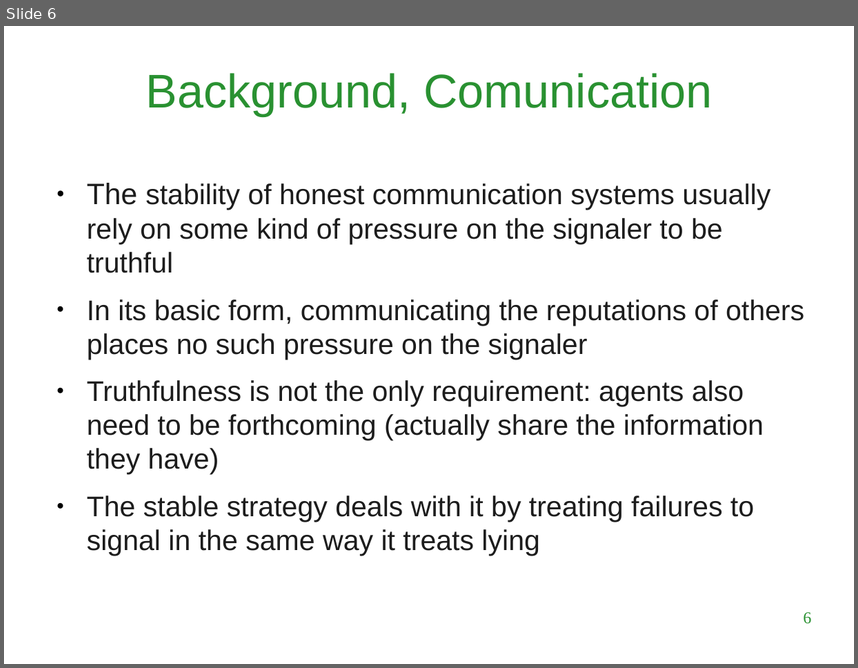
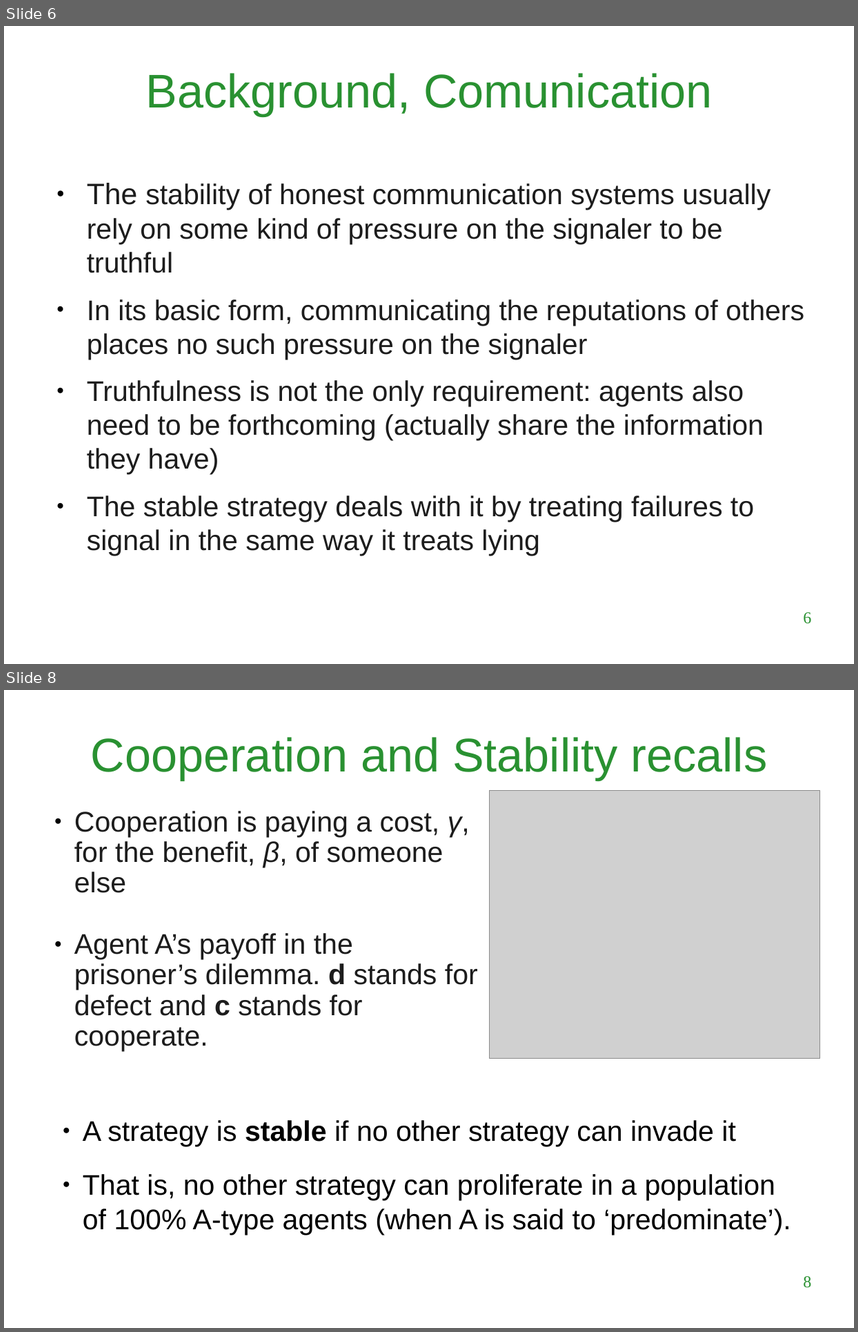
Before and after one commit to LuigiBrosNin/UNI, a slide deck: Master first year/Complex systems and network science/Tit_for_tatting_presentation.odp. Shown one above the other, each under a label of ours: slide 6 before the commit, slides 6 and 8 after it; the slides between them are not shown. The pictures are 858x668 and 858x1332 pixels, drawn with LibreOffice and Linux fonts; fonts in the diff are those of the drawing; grey boxes stand for pictures; background and template pictures are left out. Boxes give left, top, right and bottom in pixels: in the first picture for what was removed or moved away, otherwise in the second. Text is boxed around its words. In the diff, an @@ line names an element or a change of style, - is before the commit and + after.

```diff
--- a/Master first year/Complex systems and network science/Tit_for_tatting_presentation.odp
+++ b/Master first year/Complex systems and network science/Tit_for_tatting_presentation.odp
@@ slide 8 added at <box>4,690,854,1328</box>, background #FFFFFF @@
@@ title added at <box>91,737,768,780</box>, 40 pt, text #299131 @@
+Cooperation and Stability recalls
@@ picture added at <box>489,790,820,1058</box> @@
@@ text added at <box>74,811,478,1051</box>, 24 pt, text #1C1C1C @@
+● Cooperation is paying a cost, γ, for the benefit, β, of someone else
+● Agent A’s payoff in the prisoner’s dilemma. d stands for defect and c stands for cooperate.
@@ text added at <box>83,1120,791,1234</box>, 24 pt, text #000000 @@
+● A strategy is stable if no other strategy can invade it
+● That is, no other strategy can proliferate in a population of 100% A-type agents (when A is said to ‘predominate’).
@@ page number added at <box>803,1276,811,1288</box>, 14 pt, text #299131 @@
+8
```
Also in this commit, not shown: 2 slides changed, 6 other slides added, 2 slides removed, 1 other file.
